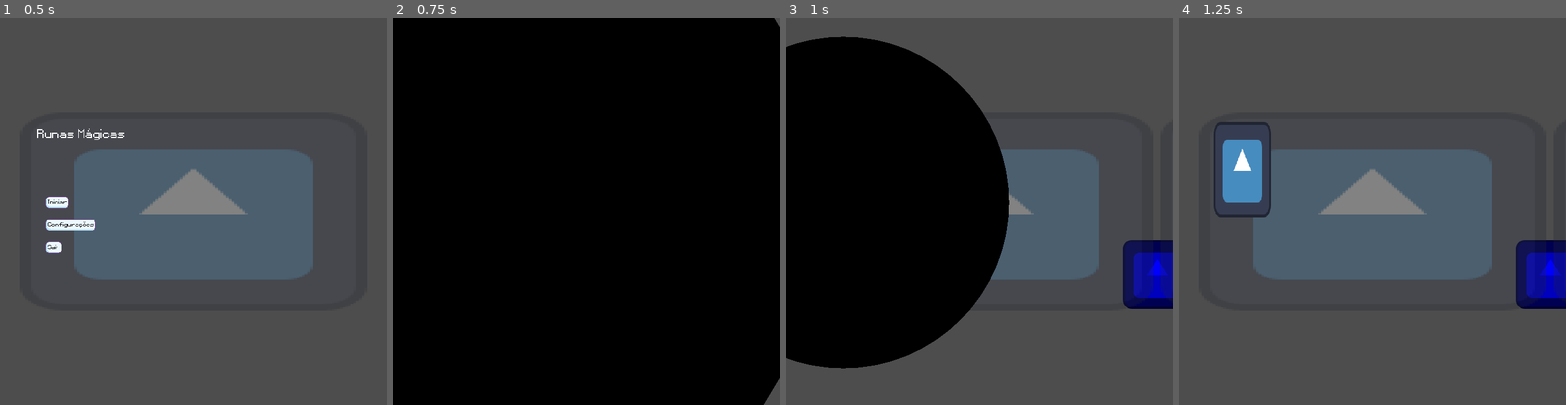
Above: before the commit, frames 1-4 (left to right).
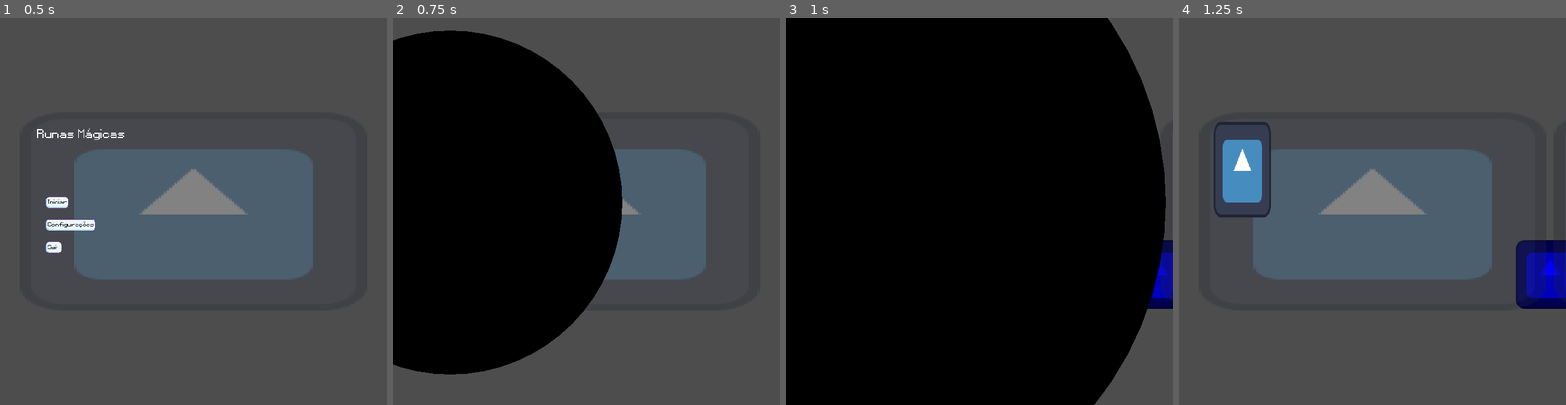
Above: after the commit, the same moments.

Repository: luankaike-code/felpo-jam-2026
Game: Godot game, scene res://scenes/screens/root_game.tscn
Two runs of this game, one before a commit and one after it. Both use one fixed random seed, a clock stepped at 60 frames per second and the inputs below. The engine's default icon, where the game draws it, is replaced by a stand-in: a white triangle on a blue panel in a dark square.
Inputs (mouse positions are in pixels of both pictures, inside the frame that each line leads up to):
- Up to frame 1 (0.5 s): no input
- Up to frame 2 (0.75 s): click (451, 203) at 0.52 s
- Up to frame 3 (1 s): no input
- Up to frame 4 (1.25 s): no input

Frame 1 is identical in both runs. In frame 2, 56% of the frame differs, in the area x 0-100%, y 0-100%; in frame 3, 51%; in frame 4, nothing differs.

Commit message:
Fix false time

Diff:
--- a/felpojam-2026-game-code/scripts/screens/transition_drawer.gd
+++ b/felpojam-2026-game-code/scripts/screens/transition_drawer.gd
@@ -3,18 +3,22 @@
 signal finish_normal_animation
 signal finish_reverse_animation
 
-var duration := 7
+var duration := 0.6
 var playing := false
 var current_radius := 0.0
 var start_point: Vector2
 var radius_max: float
 var direction := 1
+var current_radius_step: float
 
+func _ready() -> void:
+	finish_normal_animation.connect(func(): print("normal"))
+	finish_reverse_animation.connect(func(): print("reverse"))
 
 func _draw() -> void:
 	if !playing:
 		return
-	elif current_radius >= radius_max:
+	if current_radius >= radius_max && direction > 0:
 		direction = -1
 		finish_normal_animation.emit()
 	elif direction < 0 && current_radius <= 0:
@@ -23,9 +27,14 @@
 		return
 
 	draw_circle(start_point, current_radius, Color.BLACK)
-	current_radius += (radius_max / duration/2) * direction
+	current_radius += current_radius_step
 
-	get_tree().create_timer(0.01).timeout.connect(queue_redraw)
+func _process(delta: float) -> void:
+	if !playing:
+		return
+
+	current_radius_step = (radius_max / (duration/2)) * direction * delta
+	queue_redraw()
 
 func reset_animation_vars():
 	playing = false
@@ -36,7 +45,7 @@
 	var viewport = get_viewport()
 
 	start_point = viewport.get_mouse_position()
-	radius_max = viewport.get_visible_rect().size.x * 1.5
+	radius_max = viewport.get_visible_rect().size.x
 
 func play():
 	if playing:
